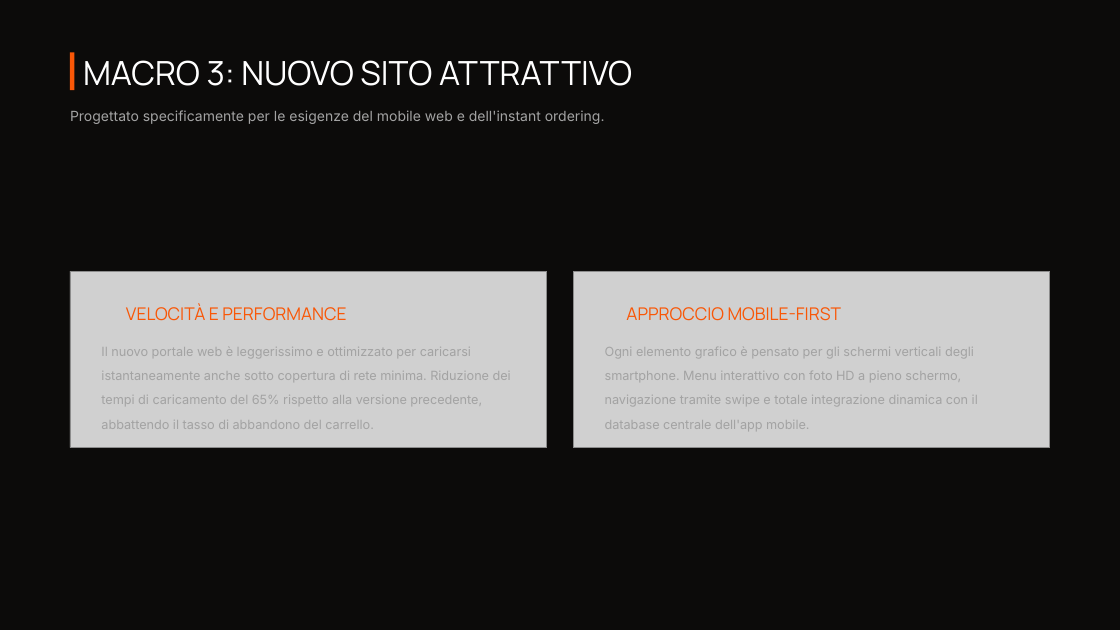
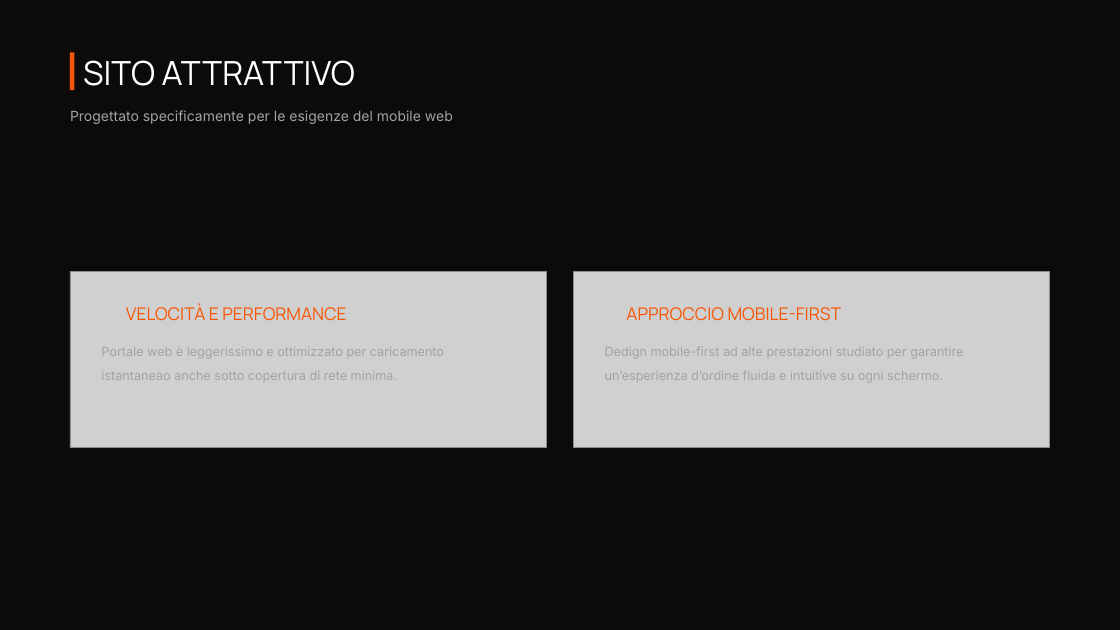
Before and after one commit to Jack-Ark-01/JustBurgerProjectWork, a slide deck: slide 10 of SecondaSuddivisioneGruppi/Logica/Materiale PPT/PPT VERSIONE FINALE.pptx. Drawn at 1120x630 pixels with LibreOffice and Linux fonts; fonts in the diff are those of the drawing; grey boxes stand for pictures; background and template pictures are left out. Boxes give left, top, right and bottom in pixels: in the first picture for what was removed or moved away, otherwise in the second. Text is boxed around its words. In the diff, an @@ line names an element or a change of style, - is before the commit and + after.

Commit message:
versione ppt 01/07/26 gruppo logica fine

```diff
--- a/SecondaSuddivisioneGruppi/Logica/Materiale PPT/PPT VERSIONE FINALE.pptx
+++ b/SecondaSuddivisioneGruppi/Logica/Materiale PPT/PPT VERSIONE FINALE.pptx
@@ text at bbox=[83, 60, 355, 86]: text changed @@
-MACRO 3: NUOVO SITO ATTRATTIVO
+SITO ATTRATTIVO
@@ text at bbox=[70, 110, 453, 124]: text changed @@
-Progettato specificamente per le esigenze del mobile web e dell'instant ordering.
+Progettato specificamente per le esigenze del mobile web
@@ text at bbox=[101, 347, 444, 380]: text changed @@
-Il nuovo portale web è leggerissimo e ottimizzato per caricarsi istantaneamente anche sotto copertura di rete minima. Riduzione dei tempi di caricamento del 65% rispetto alla versione precedente, abbattendo il tasso di abbandono del carrello.
+Portale web è leggerissimo e ottimizzato per caricamento istantaneao anche sotto copertura di rete minima.
@@ text at bbox=[605, 347, 963, 381]: text changed @@
-Ogni elemento grafico è pensato per gli schermi verticali degli smartphone. Menu interattivo con foto HD a pieno schermo, navigazione tramite swipe e totale integrazione dinamica con il database centrale dell'app mobile.
+Dedign mobile-first ad alte prestazioni studiato per garantire un’esperienza d’ordine fluida e intuitive su ogni schermo.
```
Also in this commit, not shown: 10 other slides changed, 2 slides added, 2 slides removed, 4 other files.
